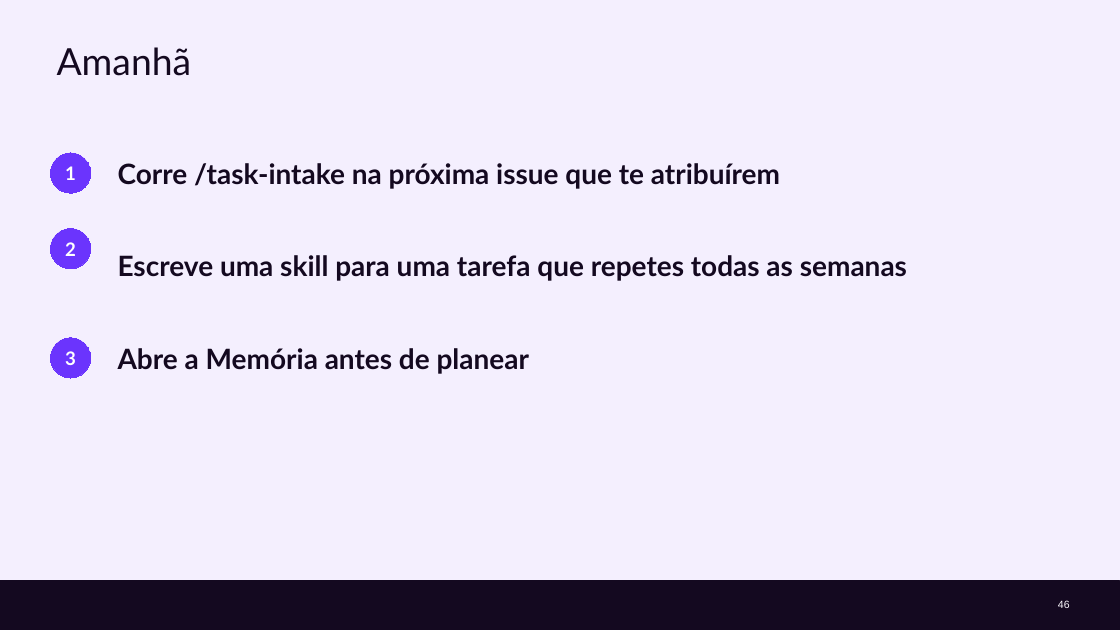
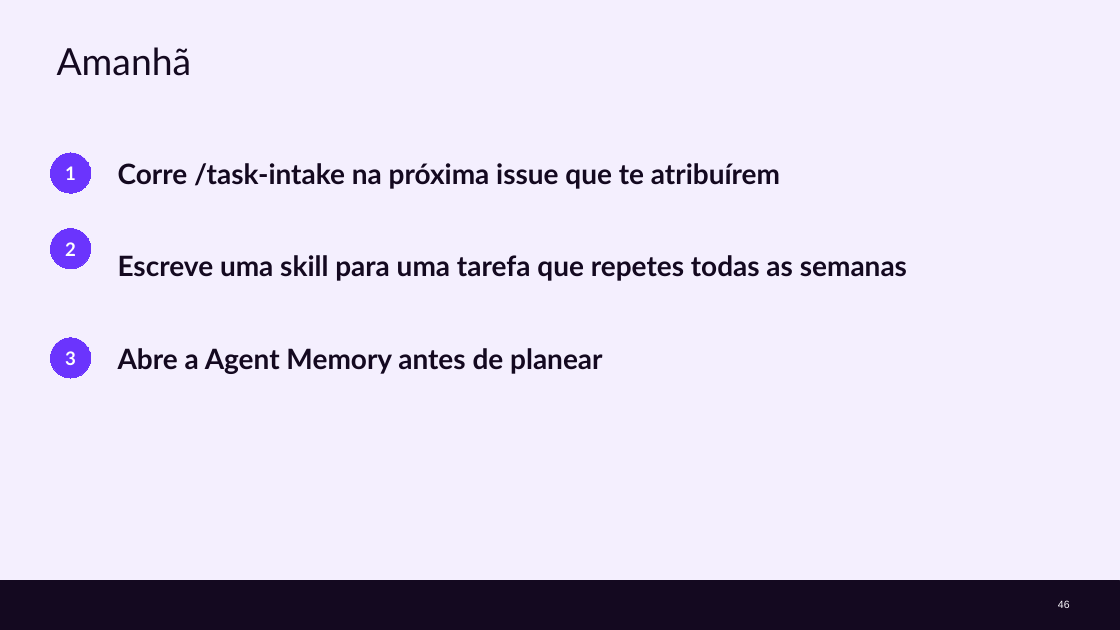
Before and after one commit to cx-guilherme-pinto/workshop-claude, a slide deck: slide 46 of slides/workshop.pptx. Drawn at 1120x630 pixels with LibreOffice and Linux fonts; fonts in the diff are those of the drawing; background and template pictures are left out. Boxes give left, top, right and bottom in pixels: in the first picture for what was removed or moved away, otherwise in the second. Text is boxed around its words. In the diff, an @@ line names an element or a change of style, - is before the commit and + after.

```diff
--- a/slides/workshop.pptx
+++ b/slides/workshop.pptx
@@ text at [118, 348, 602, 374]: text changed @@
-Abre a Memória antes de planear
+Abre a Agent Memory antes de planear
```
Also in this commit, not shown: 12 other slides changed, 52 other files.
